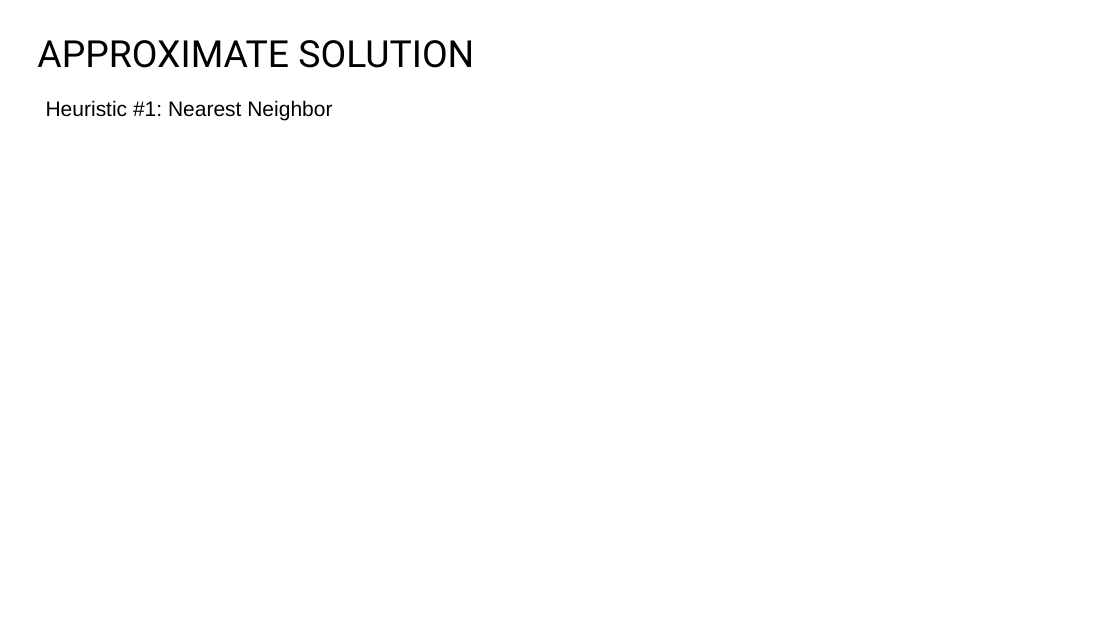
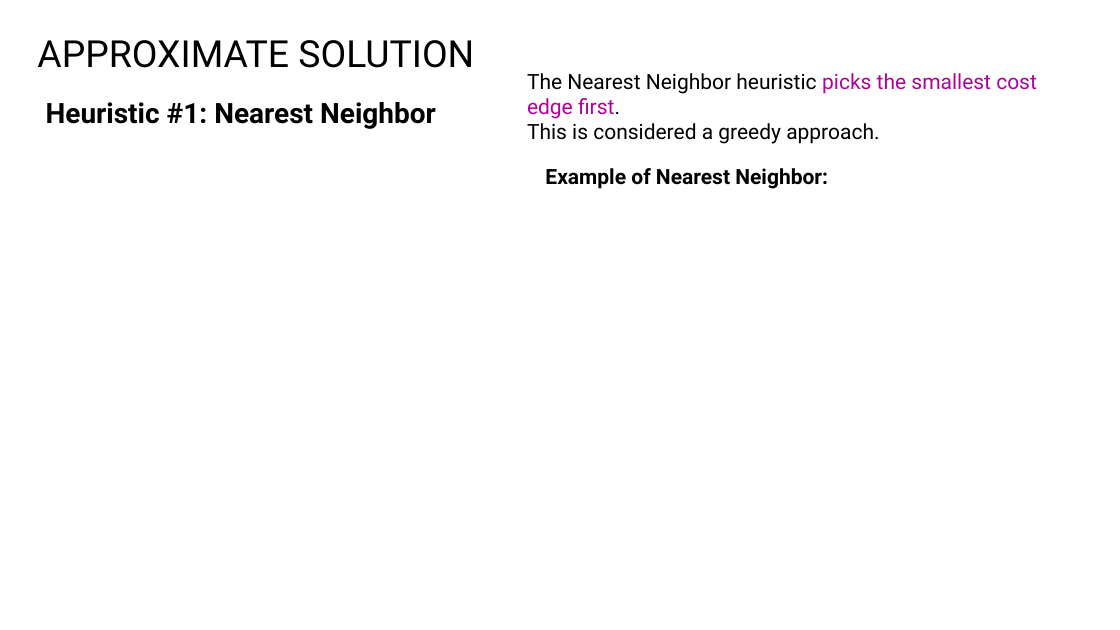
Before and after one commit to PictureOfGray/CS412-Team-NAME, a slide deck: slide 11 of presentations/TeamNAMETSP.pptx. Drawn at 1120x630 pixels with LibreOffice and Linux fonts; fonts in the diff are those of the drawing; background and template pictures are left out. Boxes give left, top, right and bottom in pixels: in the first picture for what was removed or moved away, otherwise in the second. Text is boxed around its words. In the diff, an @@ line names an element or a change of style, - is before the commit and + after.

```diff
--- a/presentations/TeamNAMETSP.pptx
+++ b/presentations/TeamNAMETSP.pptx
@@ text added at [527,73,1037,144], 18 pt, text #000000 @@
+The Nearest Neighbor heuristic picks the smallest cost edge first.
+This is considered a greedy approach.
@@ text "Heuristic #1: Nearest Neighbor" at [46,102,436,129]: size 18 to 24 pt, font Arial to Roboto, bold on @@
@@ text added at [545,168,828,189], 18 pt, text #000000, bold @@
+Example of Nearest Neighbor:
```
Also in this commit, not shown: 3 other slides changed, 4 slides added, 2 slides removed, 1 other file.
